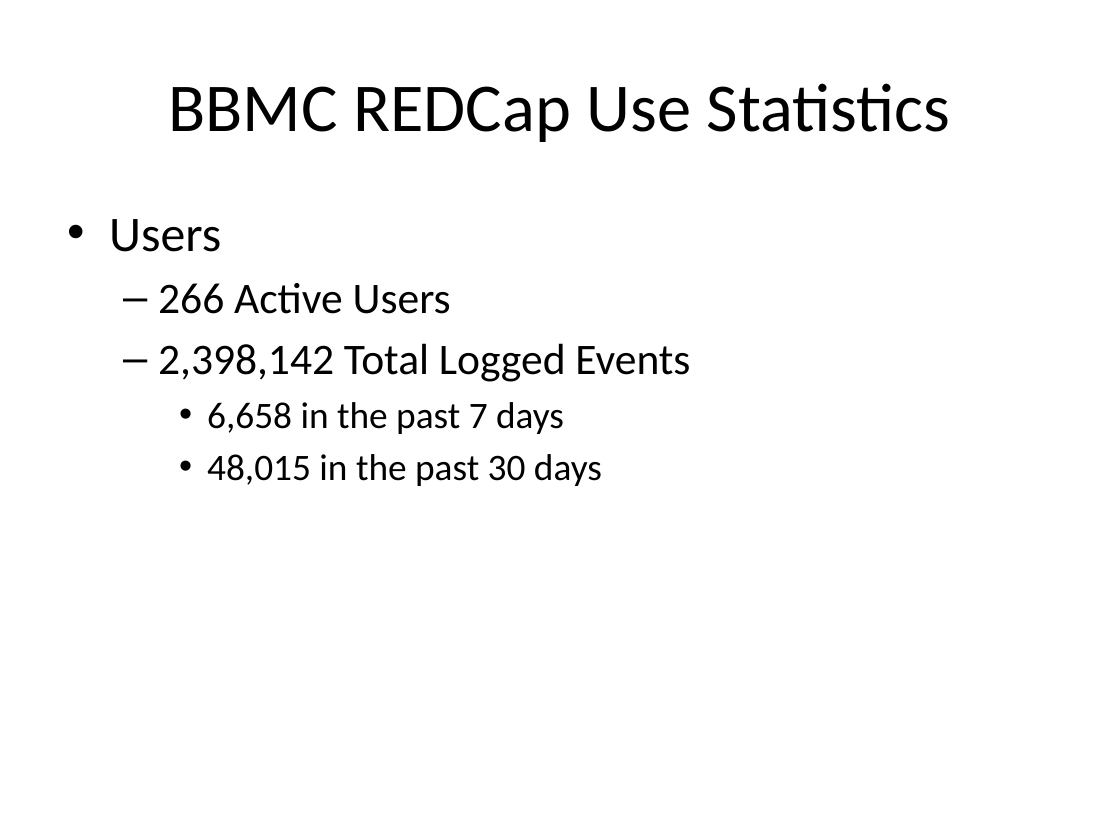
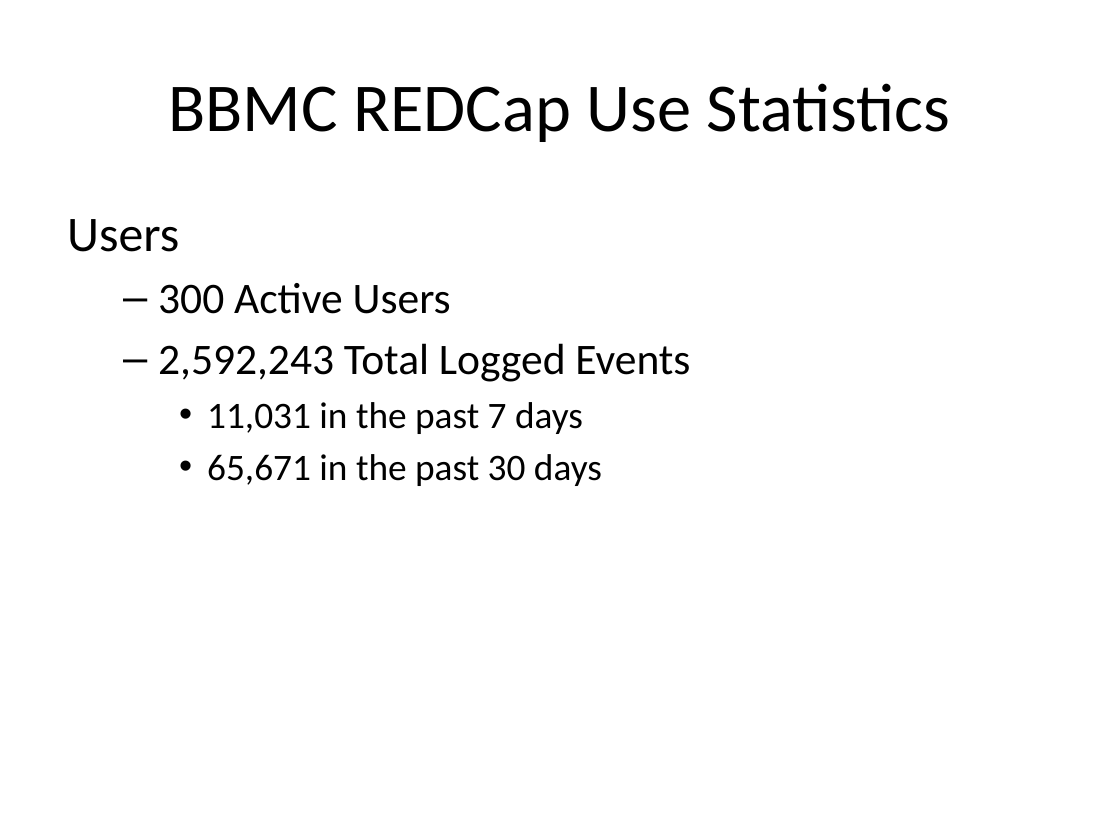
Before and after one commit to OuhscBbmc/RedcapGovernanceDocs, a slide deck: slide 8 of agendas/2016-04-redcap-governance-meeting.pptx (slide 3 before the commit). Drawn at 1120x840 pixels with LibreOffice and Linux fonts; fonts in the diff are those of the drawing. Boxes give left, top, right and bottom in pixels: in the first picture for what was removed or moved away, otherwise in the second. Text is boxed around its words. In the diff, an @@ line names an element or a change of style, - is before the commit and + after.

```diff
--- a/agendas/2016-04-redcap-governance-meeting.pptx
+++ b/agendas/2016-04-redcap-governance-meeting.pptx
@@ text at [67,219,179,252]: bullet • to none @@
@@ text at [158,283,690,486]: text changed; size 28 to 24 pt @@
-  – 266 Active Users
-  – 2,398,142 Total Logged Events
-    • 6,658 in the past 7 days
-    • 48,015 in the past 30 days
+  – 300 Active Users
+  – 2,592,243 Total Logged Events
+    • 11,031 in the past 7 days
+    • 65,671 in the past 30 days
```
Also in this commit, not shown: 7 other slides changed, 18 slides added, 8 slides removed.
